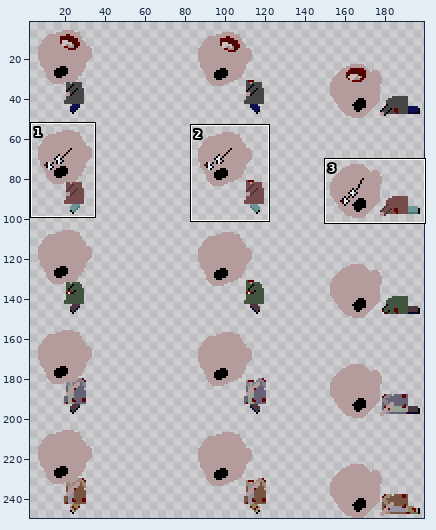
Sprite sheet: Assets/Prefabs/Characters/monster_ad.png. Above: a wide view before the commit, with the close-up outlined.
Close-up. Old version:
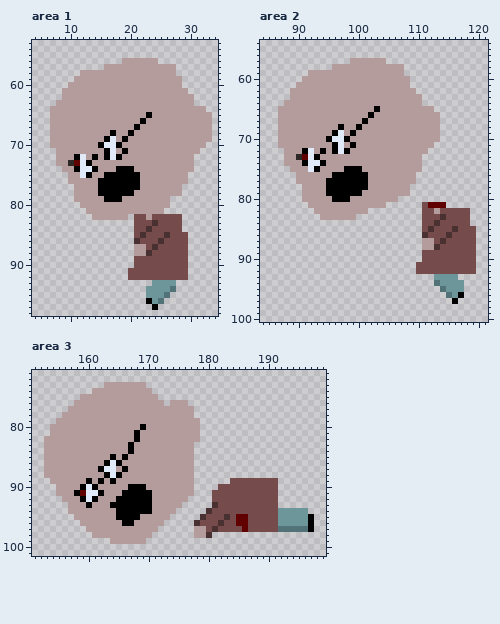
The file is 200x250 pixels. Colours within 5 levels of each other are drawn and written as one. Shown: area 1: x 4..34, y 53..98; area 2: x 84..121, y 54..100; area 3: x 151..199, y 71..101. The wide view leaves out empty margins. The commit also changed other parts of the picture, which this record leaves out.
The same view after the edit:
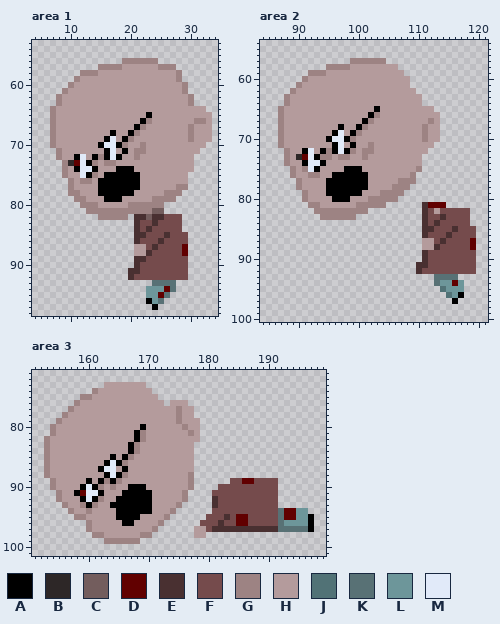
Palette (. is transparent): A #000000  B #2d2727  C #735d5d  D #610000  E #493031  F #754b4c  G #9d8383  H #b49b9c  J #517276  K #587175  L #6d969a  M #e1eaf9
What changed:
Changed rows in their new state; - is an unchanged pixel.
Area 1:
first column x 7:
56 ------------GGGGGG--------
57 --------GGGG------GGG-----
58 -----GGG-------------G----
59 ----G----------------G----
60 ---G------------------G---
61 --G-------------------G---
62 -G---------------------G--
63 -G---------------------G--
64 G-------------------------
65 G-------------------------
66 G---------------G-------GG
67 G--------------G-------G--
68 G-------------G--------G--
69 G------------G---------G--
70 G-----------G--G----------
71 -G------------GG----------
72 -G------G-----G-----------
73 -.G----G-GG---------------
74 --G-----------------------
75 --G----G------------------
76 ---G-GG-------------------
77 ---G-----------------GG---
78 ---GG--------------GGG----
79 ----GG-----------GGGG-----
80 -----GGG-----GGGGGG.------
81 ------GGGGGGGGGGGCC-------
82 -------.GGGGG-EECEE-------
83 --------------E-----------
84 --------------E-----------
85 --------------E-----------
87 ----------------------D---
88 ----------------------D---
89 --------------EE----------
90 --------------E-----------
91 -------------EE-----------
92 -------------E------------
93 -----------------KKKK-----
94 -------------------DK-----
95 ------------------DK------
96 ------------------K-------
Area 2:
first column x 87:
 57 ------------GGGGGG---------------
 58 --------GGGG--------.------------
 59 -----GGG-------------------------
 60 ----G----------------------------
 61 ---G-----------------------------
 62 --G------------------------------
 63 -G-------------------------------
 64 -G-------------------------------
 65 G--------------------------------
 66 G---------------G----------------
 67 G--------------G---------G-------
 68 G-------------G---------G--------
 69 G------------G----------G--------
 70 G-----------G-----------G--------
 71 G--------------G-----------------
 72 -G------G---G-GG-----------------
 73 -G-----GG-GG--G------------------
 74 -G-------------------------------
 75 --G-G------------------G---------
 76 --G--GG---------------G----------
 77 ---G----------------GGG----------
 78 ---G---------------GGG-----------
 79 ----G------------GGGG.-----------
 80 ----G----------GGGGG-------------
 81 -----GG------GGGGG------E--------
 82 ------GGGGGGGGG---------E--------
 83 -------GGGGGG-----------E--------
 84 ------------------------E--------
 85 ------------------------E--------
 87 --------------------------------D
 88 --------------------------------D
 89 ------------------------E--------
 90 ------------------------E--------
 91 -----------------------EE--------
 92 -----------------------E---------
 93 --------------------------KKKK---
 94 --------------------------K--D---
Area 3:
first column x 153:
 74 --------G-----------------------------------
 75 ------GG------------------------------------
 76 -----G--------------------------------------
 77 ----G-----------------G---------------------
 78 ---G------------------G---------------------
 79 --G-------------------G---------------------
 80 -G---------------------G--------------------
 81 -G--------------G-------G-------------------
 82 G---------------G---------------------------
 83 G--------------G----------------------------
 84 G--------------G----------------------------
 85 G-------------G-----------------------------
 86 G------------G------------------------------
 87 G-------------------------------------------
 88 G------------G----------G-------------------
 89 -G--------G-G-----------G--------DD---------
 90 -G-------G-G------------G-------------------
 91 --G--------------------G.-------------------
 92 --G------G-------------G----E---------------
 93 ---G--G-G-------------G---------------------
 94 ----G--G-------------G-----.-----------KDD--
 95 -----GG-------------G-----.------------KDD--
 96 ------.G-----------G-----.-------------K----
 97 -------G----------G----------EEEEEEEEEEKKKKK
 98 --------GG------GG---------.----------------
 99 ----------GGGGGG.---------------------------
